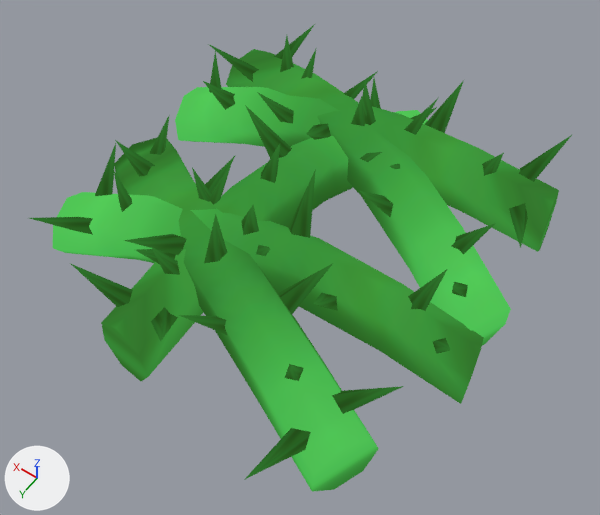
Renders of the glTF model scenes/levels/assets/thorns/src/thorns.gltf from each side of a commit.
Before and after are seen from a 50 mm camera at (-1.51, 2.09, 3.29) aimed at (-0.13, 0.17, 0.26). Lighting does not change. The marker at lower left points along +X, +Y and +Z. Objects named as collision shapes, trigger or cutter boxes, shadow casters or lower levels of detail are left out. Where no turn or scale is listed for an object, it has been applied to the vertices. Vertices at the same position are counted once.

In view in the first picture: 'ThornsMesh'.
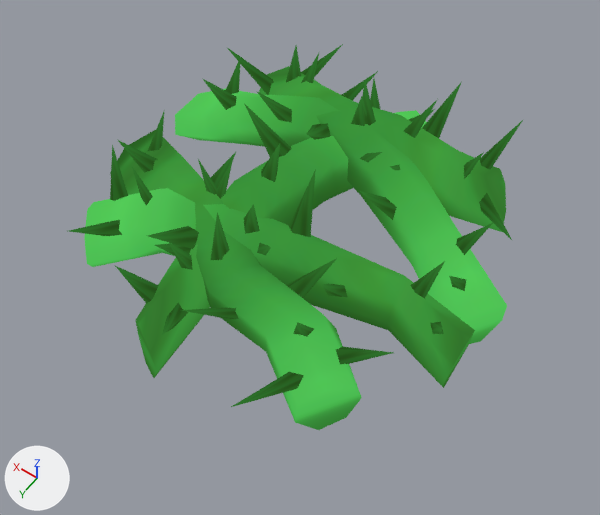
What differs and where, as boxes (x1, y1, x2, y2) in the pictures (600 x 515 px; the box of a moved part takes in the faces that stretch with it):
'ThornsMesh', reshaped (16% narrower, 17% shorter)
    before: (29, 23, 573, 491)
    after: (69, 44, 524, 430)
part 1 of me_thornsmesh_001, moved or reshaped
    before: (452, 282, 468, 297)
    after: (450, 276, 466, 291)
part 2 of me_thornsmesh_001, moved or reshaped
    before: (360, 191, 393, 217)
    after: (360, 191, 397, 220)
part 3 of me_thornsmesh_001, moved or reshaped
    before: (451, 223, 496, 255)
    after: (456, 223, 493, 255)
part 4 of me_thornsmesh_001, moved or reshaped
    before: (390, 163, 400, 169)
    after: (390, 165, 400, 170)
part 5 of me_thornsmesh_001, moved or reshaped
    before: (425, 80, 464, 133)
    after: (422, 83, 461, 138)
part 6 of me_thornsmesh_001, moved or reshaped
    before: (332, 386, 404, 414)
    after: (336, 347, 393, 364)
part 7 of me_thornsmesh_001, moved or reshaped
    before: (115, 140, 155, 176)
    after: (118, 140, 158, 173)
part 8 of me_thornsmesh_001, moved or reshaped
    before: (150, 116, 169, 155)
    after: (148, 109, 165, 151)
part 9 of me_thornsmesh_001, moved or reshaped
    before: (29, 217, 93, 235)
    after: (69, 220, 122, 236)
part 10 of me_thornsmesh_001, moved or reshaped
    before: (408, 269, 447, 311)
    after: (410, 261, 445, 298)
part 11 of me_thornsmesh_001, moved or reshaped
    before: (95, 143, 116, 196)
    after: (110, 145, 128, 201)
part 12 of me_thornsmesh_001, moved or reshaped
    before: (241, 205, 259, 235)
    after: (244, 204, 260, 234)
part 13 of me_thornsmesh_001, moved or reshaped
    before: (52, 23, 573, 491)
    after: (84, 44, 524, 430)

The change in detail:
me_thornsmesh_001 is used by ob_thornsmesh; location (0.0, 0.0, 0.0).
me_thornsmesh_001 had 460 vertices, 600 faces and spanned x -1.08..1.03, y -1.11..1.22, z -0.02..0.77.
me_thornsmesh_001 now has 460 vertices, 600 faces and spans x -1.03..1.01, y -1.05..1.03, z -0.02..0.77.
me_thornsmesh_001 part 1: the loose piece of 5 vertices spanning x -0.89..-0.77, y -0.18..0.07, z 0.22..0.5 is multiplied about its middle by the matrix ((0.95, 0.089, 0.059), (-0.086, 0.951, -0.04), (-0.062, 0.035, 0.953)), then moved by (0.02, -0.03, 0.0).
me_thornsmesh_001 part 2: the loose piece of 5 vertices spanning x -0.45..-0.3, y -0.3..-0.04, z 0.36..0.64 is moved by (-0.01, 0.01, 0.0).
me_thornsmesh_001 part 3: the loose piece of 5 vertices spanning x -0.85..-0.63, y -0.27..-0.13, z 0.3..0.58 is scaled about its middle by (0.858, 0.843, 1), then moved by (-0.01, 0.0, 0.0).
me_thornsmesh_001 part 4: the loose piece of 5 vertices spanning x -0.4..-0.26, y -0.58..-0.27, z 0.36..0.6 is multiplied about its middle by the matrix ((0.963, 0.033, 0.002), (-0.033, 0.963, -0.027), (-0.003, 0.027, 0.964)), then moved by (-0.01, 0.01, 0.0).
me_thornsmesh_001 part 5: the loose piece of 5 vertices spanning x -0.35..-0.22, y -0.91..-0.65, z 0.38..0.67 is scaled about its middle by (0.897, 1.04, 1), then moved by (0.0, 0.02, 0.0).
me_thornsmesh_001 part 6: the loose piece of 5 vertices spanning x -0.94..-0.65, y 0.63..0.83, z 0.32..0.58 is multiplied about its middle by the matrix ((0.903, 0.252, 0.012), (-0.252, 0.899, 0.094), (0.013, -0.093, 0.933)), then moved by (0.11, -0.16, 0.0).
me_thornsmesh_001 part 7: the loose piece of 5 vertices spanning x 0.61..0.83, y 0.18..0.3, z 0.3..0.58 is multiplied about its middle by the matrix ((0.97, -0.222, -0.012), (0.222, 0.97, 0.024), (0.006, -0.027, 0.995)), then moved by (0.01, -0.03, 0.0).
me_thornsmesh_001 part 8: the loose piece of 5 vertices spanning x 0.74..0.86, y -0.04..0.21, z 0.22..0.5 is multiplied about its middle by the matrix ((0.969, -0.181, -0.043), (0.182, 0.97, 0.005), (0.041, -0.013, 0.986)), then moved by (0.03, -0.01, 0.0).
me_thornsmesh_001 part 9: the loose piece of 5 vertices spanning x 0.64..0.8, y 0.58..0.87, z 0.32..0.58 is multiplied about its middle by the matrix ((0.955, -0.325, 0.041), (0.325, 0.956, 0.011), (-0.042, 0.003, 1.009)), then moved by (-0.14, -0.07, 0.0).
me_thornsmesh_001 part 10: the loose piece of 5 vertices spanning x -0.8..-0.65, y 0.06..0.29, z 0.3..0.58 is scaled about its middle by (0.9, 0.678, 1), then moved by (0.03, -0.07, 0.0).
me_thornsmesh_001 part 11: the loose piece of 5 vertices spanning x 0.68..0.92, y 0.22..0.59, z 0.3..0.45 is multiplied about its middle by the matrix ((0.937, -0.328, -0.016), (0.328, 0.937, -0.016), (0.02, 0.01, 0.993)), then moved by (-0.05, -0.02, 0.0).
me_thornsmesh_001 part 12: the loose piece of 5 vertices spanning x -0.05..0.08, y 0.27..0.41, z 0.47..0.77 is multiplied about its middle by the matrix ((0.997, 0.067, -0.009), (-0.066, 0.997, 0.022), (0.011, -0.021, 0.999)), then moved by (0.0, -0.01, 0.0).
me_thornsmesh_001 part 13: 302 of 460 vertices moved; they spanned x -1.08..1.03, y -1.11..1.22, z -0.02..0.77 and now span x -1.03..1.01, y -1.05..1.03, z -0.02..0.77; mean shift (0.0, -0.03, 0.0); largest move (-0.94, -0.87, 0.23) -> (-0.63, -0.83, 0.23).
